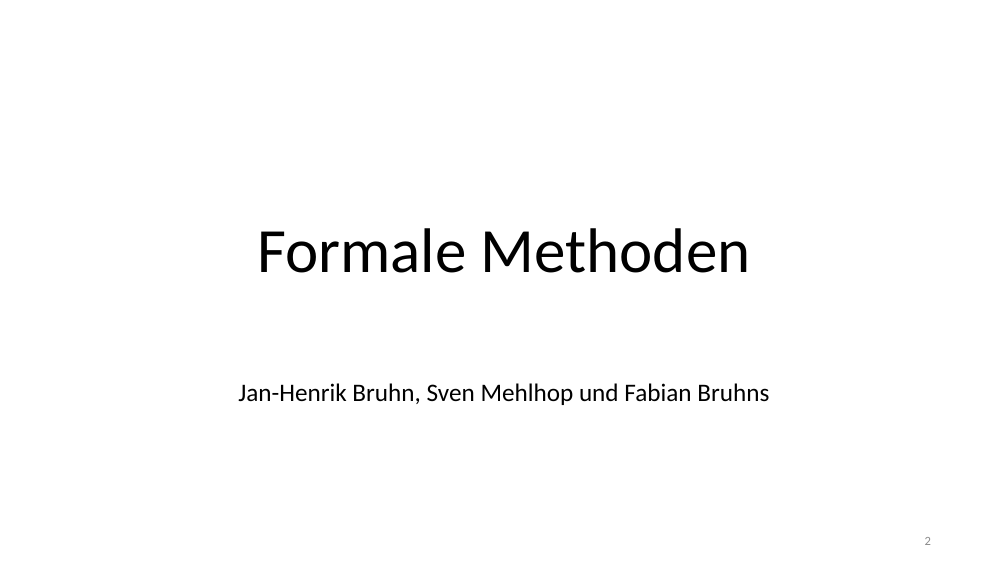
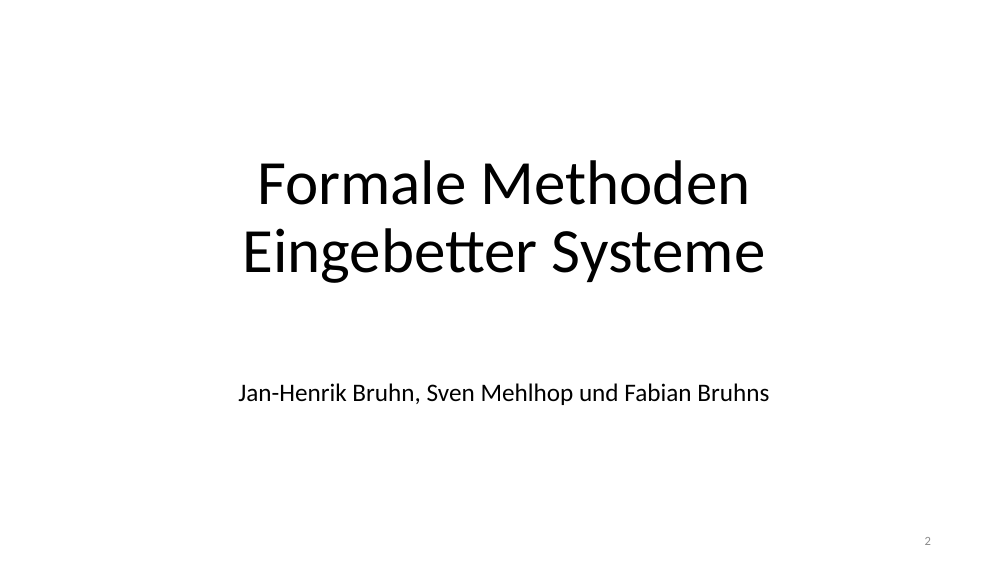
Before and after one commit to jhbruhn/fmes, a slide deck: slide 2 of Dokumentation/Roboter.pptx. Drawn at 1008x567 pixels with LibreOffice and Linux fonts; fonts in the diff are those of the drawing. Boxes give left, top, right and bottom in pixels: in the first picture for what was removed or moved away, otherwise in the second. Text is boxed around its words. In the diff, an @@ line names an element or a change of style, - is before the commit and + after.

```diff
--- a/Dokumentation/Roboter.pptx
+++ b/Dokumentation/Roboter.pptx
@@ title at box(242, 160, 765, 283): text changed @@
-Formale Methoden
+Formale Methoden Eingebetter Systeme
```
